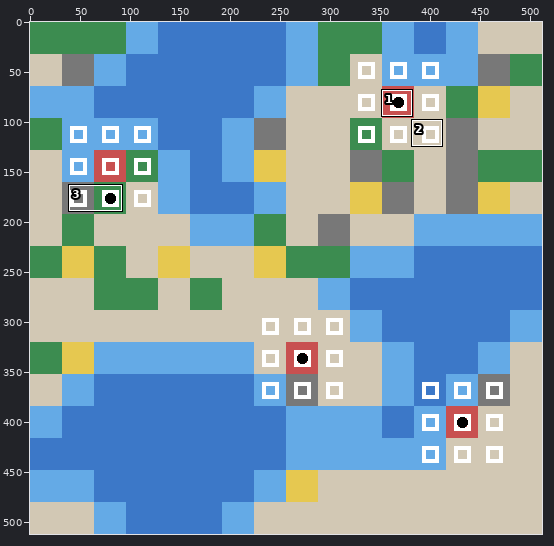
A sprite sheet gets an edit: pol_env/Tribes/img_step_3.png. Above: a wide view before the commit, with the close-up outlined.
Close-up. Before the edit:
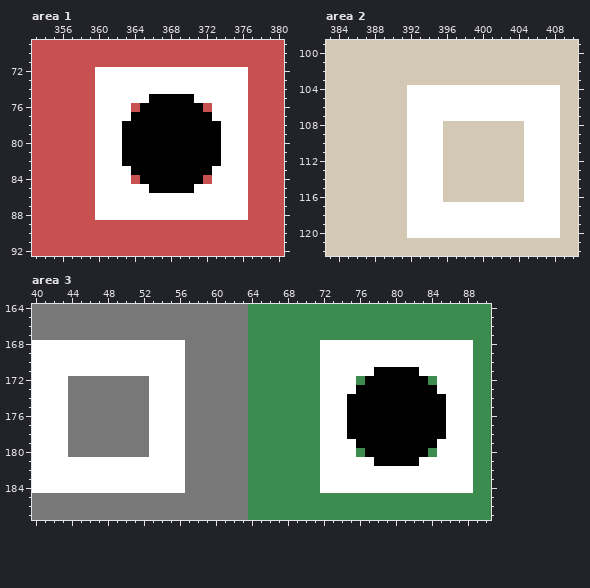
The file is 512x512 pixels. Shown: area 1: x 353..380, y 69..92; area 2: x 383..410, y 99..122; area 3: x 40..90, y 164..187.
And afterwards:
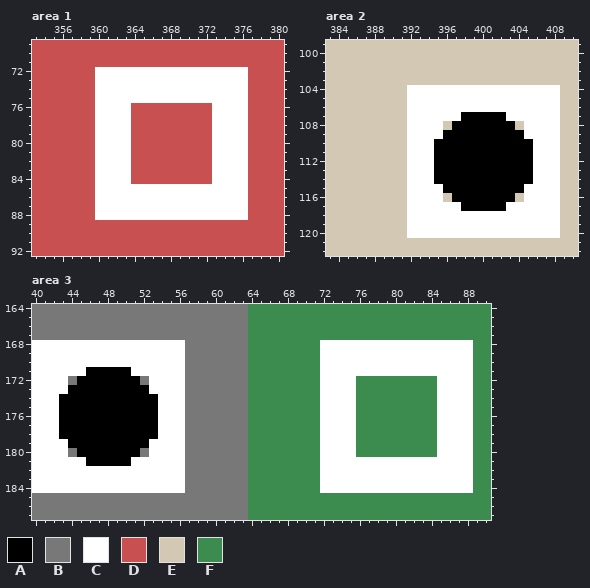
Palette (. is transparent): A #000000  B #787878  C #ffffff  D #c85050  E #d2c8b4  F #3c8c50
Changes in this commit:
--- area 1
@@ x 361..375 @@
 74 CCCCCCCCCCCCCCC
-75 CCCCCAAAAACCCCC
-76 CCCDAAAAAAADCCC
-77 CCCAAAAAAAAACCC
-78 CCAAAAAAAAAAACC
-79 CCAAAAAAAAAAACC
-80 CCAAAAAAAAAAACC
-81 CCAAAAAAAAAAACC
-82 CCAAAAAAAAAAACC
-83 CCCAAAAAAAAACCC
-84 CCCDAAAAAAADCCC
-85 CCCCCAAAAACCCCC
+75 CCCCCCCCCCCCCCC
+76 CCCDDDDDDDDDCCC
+77 CCCDDDDDDDDDCCC
+78 CCCDDDDDDDDDCCC
+79 CCCDDDDDDDDDCCC
+80 CCCDDDDDDDDDCCC
+81 CCCDDDDDDDDDCCC
+82 CCCDDDDDDDDDCCC
+83 CCCDDDDDDDDDCCC
+84 CCCDDDDDDDDDCCC
+85 CCCCCCCCCCCCCCC
 86 CCCCCCCCCCCCCCC
--- area 2
@@ x 393..407 @@
 106 CCCCCCCCCCCCCCC
-107 CCCCCCCCCCCCCCC
-108 CCCEEEEEEEEECCC
-109 CCCEEEEEEEEECCC
-110 CCCEEEEEEEEECCC
-111 CCCEEEEEEEEECCC
-112 CCCEEEEEEEEECCC
-113 CCCEEEEEEEEECCC
-114 CCCEEEEEEEEECCC
-115 CCCEEEEEEEEECCC
-116 CCCEEEEEEEEECCC
-117 CCCCCCCCCCCCCCC
+107 CCCCCAAAAACCCCC
+108 CCCEAAAAAAAECCC
+109 CCCAAAAAAAAACCC
+110 CCAAAAAAAAAAACC
+111 CCAAAAAAAAAAACC
+112 CCAAAAAAAAAAACC
+113 CCAAAAAAAAAAACC
+114 CCAAAAAAAAAAACC
+115 CCCAAAAAAAAACCC
+116 CCCEAAAAAAAECCC
+117 CCCCCAAAAACCCCC
 118 CCCCCCCCCCCCCCC
--- area 3
@@ x 40..90 @@
 170 CCCCCCCCCCCCCCCCCBBBBBBBFFFFFFFFCCCCCCCCCCCCCCCCCFF
-171 CCCCCCCCCCCCCCCCCBBBBBBBFFFFFFFFCCCCCCAAAAACCCCCCFF
-172 CCCCBBBBBBBBBCCCCBBBBBBBFFFFFFFFCCCCFAAAAAAAFCCCCFF
-173 CCCCBBBBBBBBBCCCCBBBBBBBFFFFFFFFCCCCAAAAAAAAACCCCFF
-174 CCCCBBBBBBBBBCCCCBBBBBBBFFFFFFFFCCCAAAAAAAAAAACCCFF
-175 CCCCBBBBBBBBBCCCCBBBBBBBFFFFFFFFCCCAAAAAAAAAAACCCFF
-176 CCCCBBBBBBBBBCCCCBBBBBBBFFFFFFFFCCCAAAAAAAAAAACCCFF
-177 CCCCBBBBBBBBBCCCCBBBBBBBFFFFFFFFCCCAAAAAAAAAAACCCFF
-178 CCCCBBBBBBBBBCCCCBBBBBBBFFFFFFFFCCCAAAAAAAAAAACCCFF
-179 CCCCBBBBBBBBBCCCCBBBBBBBFFFFFFFFCCCCAAAAAAAAACCCCFF
-180 CCCCBBBBBBBBBCCCCBBBBBBBFFFFFFFFCCCCFAAAAAAAFCCCCFF
-181 CCCCCCCCCCCCCCCCCBBBBBBBFFFFFFFFCCCCCCAAAAACCCCCCFF
+171 CCCCCCAAAAACCCCCCBBBBBBBFFFFFFFFCCCCCCCCCCCCCCCCCFF
+172 CCCCBAAAAAAABCCCCBBBBBBBFFFFFFFFCCCCFFFFFFFFFCCCCFF
+173 CCCCAAAAAAAAACCCCBBBBBBBFFFFFFFFCCCCFFFFFFFFFCCCCFF
+174 CCCAAAAAAAAAAACCCBBBBBBBFFFFFFFFCCCCFFFFFFFFFCCCCFF
+175 CCCAAAAAAAAAAACCCBBBBBBBFFFFFFFFCCCCFFFFFFFFFCCCCFF
+176 CCCAAAAAAAAAAACCCBBBBBBBFFFFFFFFCCCCFFFFFFFFFCCCCFF
+177 CCCAAAAAAAAAAACCCBBBBBBBFFFFFFFFCCCCFFFFFFFFFCCCCFF
+178 CCCAAAAAAAAAAACCCBBBBBBBFFFFFFFFCCCCFFFFFFFFFCCCCFF
+179 CCCCAAAAAAAAACCCCBBBBBBBFFFFFFFFCCCCFFFFFFFFFCCCCFF
+180 CCCCBAAAAAAABCCCCBBBBBBBFFFFFFFFCCCCFFFFFFFFFCCCCFF
+181 CCCCCCAAAAACCCCCCBBBBBBBFFFFFFFFCCCCCCCCCCCCCCCCCFF
 182 CCCCCCCCCCCCCCCCCBBBBBBBFFFFFFFFCCCCCCCCCCCCCCCCCFF
